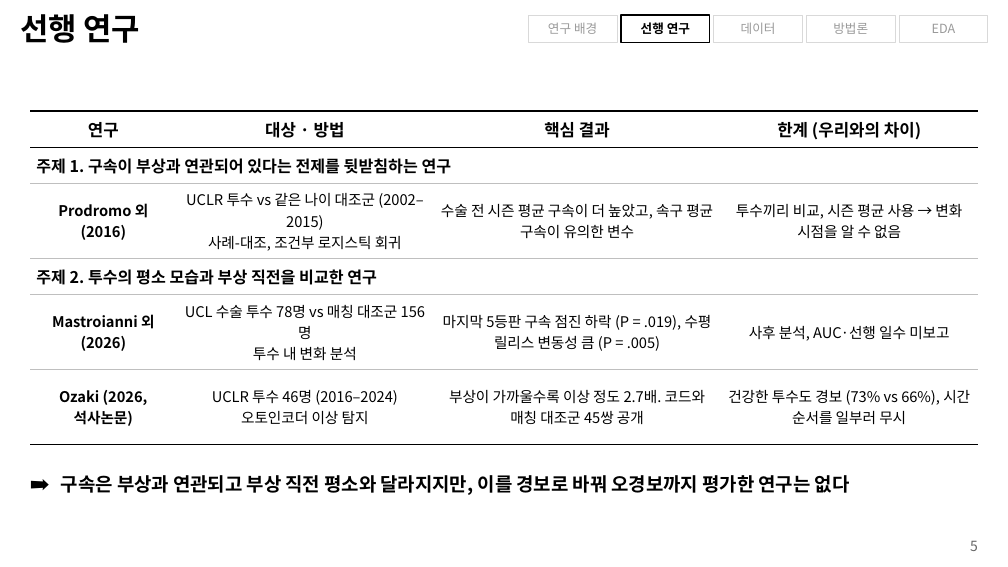
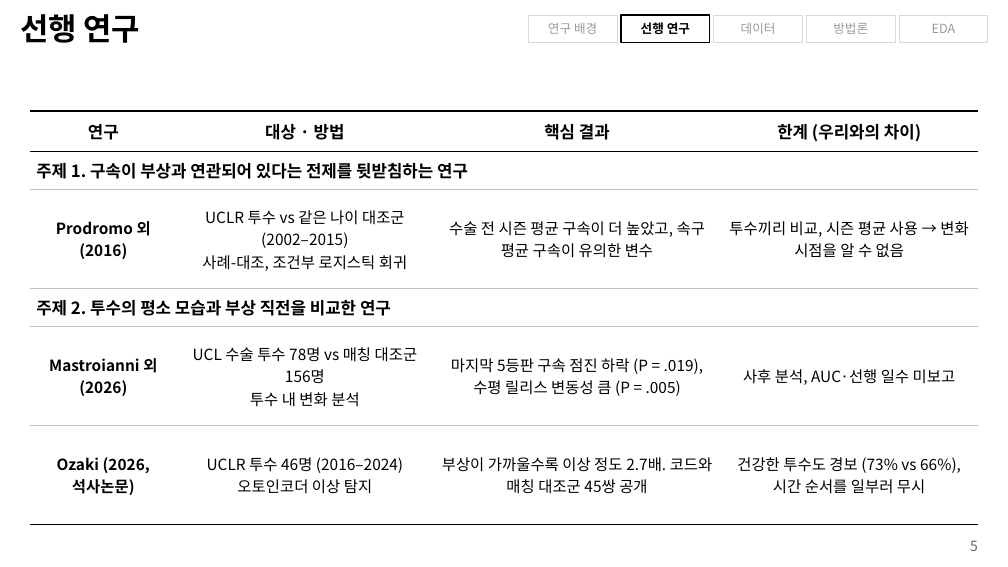
Before and after one commit to chirisjmmm/timeseries, a slide deck: slide 5 of presentation/투수부상_조기경보_제안발표_KO.pptx. Drawn at 1008x567 pixels with LibreOffice and Linux fonts; fonts in the diff are those of the drawing; background and template pictures are left out. Boxes give left, top, right and bottom in pixels: in the first picture for what was removed or moved away, otherwise in the second. Text is boxed around its words. In the diff, an @@ line names an element or a change of style, - is before the commit and + after.

```diff
--- a/presentation/투수부상_조기경보_제안발표_KO.pptx
+++ b/presentation/투수부상_조기경보_제안발표_KO.pptx
@@ table at (x1=30, y1=111, x2=978, y2=499) @@
@@ size 11.5 to 12 pt in "주제 1. 구속이 부상과 연관되어 있다는 전제를 ...", "주제 2. 투수의 평소 모습과 부상 직전을 ..." @@
@@ size 10.5 to 11 pt in "Prodromo 외 (2016)", "UCLR 투수 vs 같은 나이 대조군 (2002–2015)", "사례-대조, 조건부 로지스틱 회귀", "수술 전 시즌 평균 구속이 더 높았고, ..." and 11 more places @@
@@ text removed at (x1=61, y1=475, x2=850, y2=495) @@
-➡ 구속은 부상과 연관되고 부상 직전 평소와 달라지지만, 이를 경보로 바꿔 오경보까지 평가한 연구는 없다
```
Also in this commit, not shown: 16 other slides changed, 1 slide added, 16 other files.
